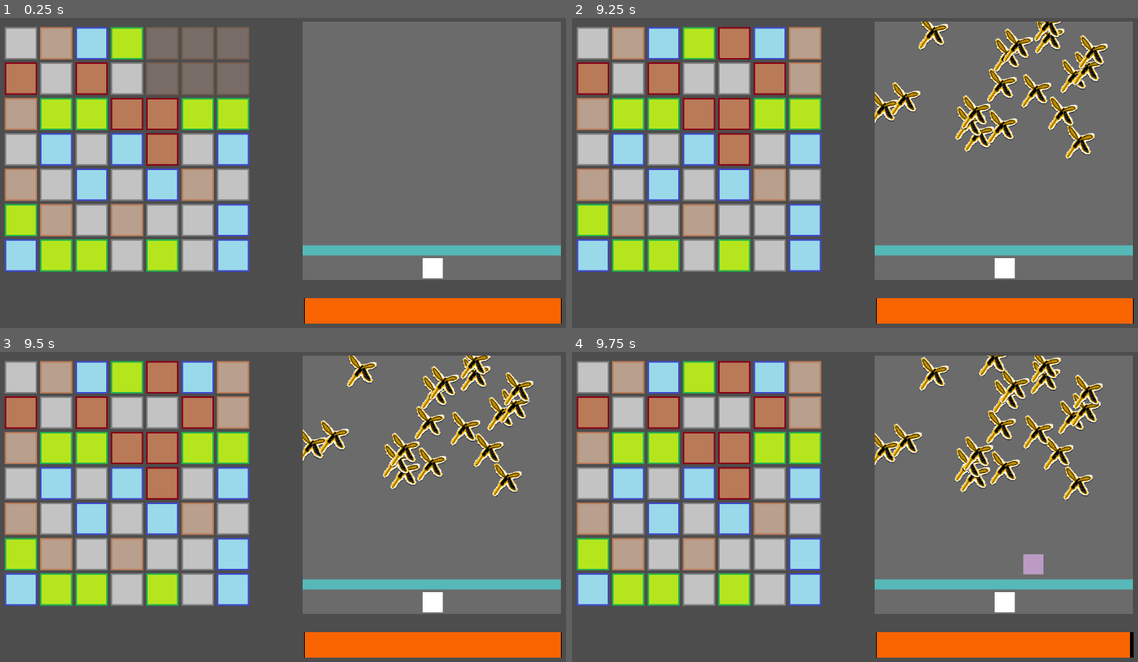
Above: before the commit, frames 1-4 (two rows, left to right).
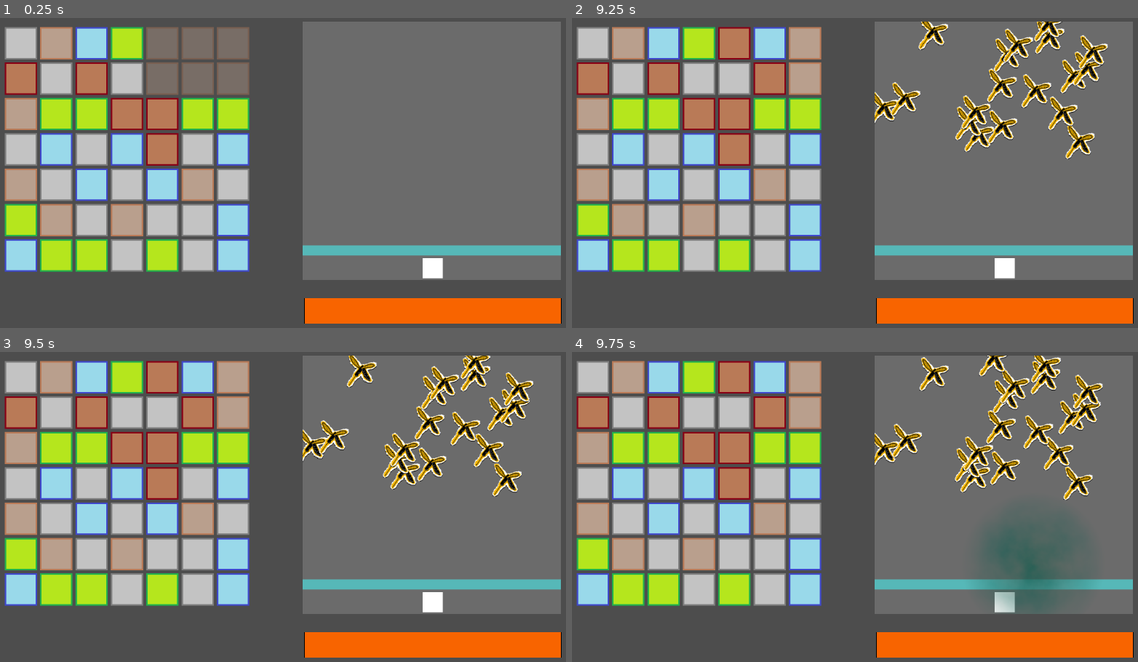
Above: after the commit, the same moments.

Repository: ivo4/hkpn
Game: Godot game, scene res://scenes/main_game/main_game.tscn
The game is run twice, just before and just after one commit, with the same random seed, the same clock (stepped at 60 frames per second) and the same inputs.
Inputs (mouse positions are in pixels of both pictures, inside the frame that each line leads up to):
- Up to frame 1 (0.25 s): no input
- Up to frame 2 (9.25 s): drag from (594, 42) to (594, 148) at 0.52 s; drag from (594, 80) to (594, 185) at 1.27 s; move the mouse to (594, 114) at 2.02 s; press the mouse at (594, 114) at 2.03 s; release the mouse at (594, 114) at 2.75 s; drag from (594, 148) to (594, 42) at 2.77 s; drag from (594, 185) to (594, 80) at 3.52 s; drag from (594, 219) to (594, 80) at 4.27 s; move the mouse to (594, 256) at 5.02 s; press the mouse at (594, 256) at 5.03 s; release the mouse at (594, 256) at 5.75 s; drag from (628, 42) to (594, 219) at 5.77 s; drag from (628, 80) to (917, 111) at 6.52 s; drag from (628, 114) to (594, 256) at 7.27 s; move the mouse to (628, 148) at 8.02 s; press the mouse at (628, 148) at 8.03 s; release the mouse at (628, 148) at 8.75 s; drag from (628, 185) to (628, 42) at 8.77 s
- Up to frame 3 (9.5 s): no input
- Up to frame 4 (9.75 s): move the mouse to (1030, 565) at 9.52 s; press the mouse at (1030, 565) at 9.53 s

Frames 1-3 are identical in both runs. In frame 4, 3.8% of the frame differs, in the area x 72-100%, y 54-99%.

Commit message:
mosquito spray

Diff:
--- /dev/null
+++ b/scenes/fight_game/attacks/spray.tscn
@@ -0,0 +1,97 @@
+[gd_scene load_steps=10 format=3 uid="uid://c0ohvlrwpmo0i"]
+
+[sub_resource type="GDScript" id="GDScript_6hmtw"]
+script/source = "extends CharacterBody2D
+
+signal attack_ended
+
+const SPEED = 90.0
+
+
+func _ready() -> void:
+	pass
+
+
+func _physics_process(_delta: float) -> void:
+	#await get_tree().physics_frame
+	var mosquitos: Array[Node2D] = $AttackArea.get_overlapping_bodies()
+	for mosquito in mosquitos:
+		mosquito.queue_free()
+
+	var direction: Vector2 = position.direction_to(get_global_mouse_position())
+	velocity = direction * SPEED
+	move_and_slide()
+
+
+func _attack_ended() -> void:
+	attack_ended.emit()
+"
+
+[sub_resource type="CircleShape2D" id="CircleShape2D_20nbm"]
+radius = 127.318
+
+[sub_resource type="Animation" id="Animation_3vp84"]
+resource_name = "attack"
+length = 3.0
+tracks/0/type = "method"
+tracks/0/imported = false
+tracks/0/enabled = true
+tracks/0/path = NodePath(".")
+tracks/0/interp = 1
+tracks/0/loop_wrap = true
+tracks/0/keys = {
+"times": PackedFloat32Array(3),
+"transitions": PackedFloat32Array(1),
+"values": [{
+"args": [],
+"method": &"_attack_ended"
+}]
+}
+
+[sub_resource type="AnimationLibrary" id="AnimationLibrary_5o6gm"]
+_data = {
+"attack": SubResource("Animation_3vp84")
+}
+
+[sub_resource type="Gradient" id="Gradient_v8fbf"]
+colors = PackedColorArray(1, 1, 1, 1, 0, 0, 0, 0)
+
+[sub_resource type="GradientTexture2D" id="GradientTexture2D_uj5hc"]
+gradient = SubResource("Gradient_v8fbf")
+width = 288
+height = 288
+fill = 1
+fill_from = Vector2(0.5, 0.5)
+fill_to = Vector2(0.5, 0)
+
+[sub_resource type="Gradient" id="Gradient_21gwx"]
+colors = PackedColorArray(0.0324, 0.36, 0.31086, 1, 0.276406, 0.392117, 0.351731, 0.792157)
+
+[sub_resource type="FastNoiseLite" id="FastNoiseLite_7afqq"]
+
+[sub_resource type="NoiseTexture2D" id="NoiseTexture2D_7w61i"]
+width = 288
+height = 288
+color_ramp = SubResource("Gradient_21gwx")
+noise = SubResource("FastNoiseLite_7afqq")
+
+[node name="Spray" type="CharacterBody2D"]
+script = SubResource("GDScript_6hmtw")
+
+[node name="AttackArea" type="Area2D" parent="."]
+
+[node name="CollisionShape2D" type="CollisionShape2D" parent="AttackArea"]
+shape = SubResource("CircleShape2D_20nbm")
+
+[node name="AnimationPlayer" type="AnimationPlayer" parent="."]
+libraries = {
+"": SubResource("AnimationLibrary_5o6gm")
+}
+autoplay = "attack"
+
+[node name="CircleMask" type="Sprite2D" parent="."]
+clip_children = 1
+texture = SubResource("GradientTexture2D_uj5hc")
+
+[node name="SprayCloud" type="Sprite2D" parent="CircleMask"]
+texture = SubResource("NoiseTexture2D_7w61i")
--- a/scenes/fight_game/fight_game.gd
+++ b/scenes/fight_game/fight_game.gd
@@ -4,20 +4,15 @@
 
 enum WEAPON {
 	SLAP,
-	GAS,
-}
-
-enum WEAPON_STATE {
-	INACTIVE,
-	ARMED,
-	ACTIVE
+	SPRAY,
 }
 
 var mosquito_scene: PackedScene = preload("res://scenes/fight_game/mosquito.tscn")
 var slap_attack: PackedScene = preload("res://scenes/fight_game/attacks/slap.tscn")
+var spray_attack: PackedScene = preload("res://scenes/fight_game/attacks/spray.tscn")
 
-var current_weapon: WEAPON = WEAPON.SLAP
-var weapon_state: WEAPON_STATE = WEAPON_STATE.INACTIVE
+#var current_weapon: WEAPON = WEAPON.SLAP
+var current_weapon: WEAPON = WEAPON.SPRAY
 var current_attack
 
 # Called when the node enters the scene tree for the first time.
@@ -34,10 +29,14 @@
 			return
 		if (current_weapon == WEAPON.SLAP):
 			current_attack = slap_attack.instantiate()
-			#current_attack.position = event.position
 			current_attack.position = get_global_mouse_position() - position
 			current_attack.attack_ended.connect(_attack_ended)
 			damage.emit(1)
+			add_child(current_attack)
+		if (current_weapon == WEAPON.SPRAY):
+			current_attack = spray_attack.instantiate()
+			current_attack.position = get_global_mouse_position() - position
+			current_attack.attack_ended.connect(_attack_ended)
 			add_child(current_attack)
 
 
@@ -57,7 +56,7 @@
 func _on_mosquito_spawn_timer_timeout() -> void:
 	var spawn_area: Rect2 = $MosquitoSpawnArea/CollisionShape2D.shape.get_rect()
 	var spawn_pos_x: float = randf_range(0, spawn_area.size.x)
-	var target_area: CollisionShape2D = $TargetArea/CollisionShape2D
+	#var target_area: CollisionShape2D = $TargetArea/CollisionShape2D
 	var target_area_rect: Rect2 = $TargetArea/CollisionShape2D.shape.get_rect()
 	var target_pos: Vector2 = Vector2(randf_range(0, target_area_rect.size.x), $TargetArea.position.y)
 	_spawn_mosquito(spawn_pos_x, target_pos)
Not shown, added: scenes/fight_game/attacks/spr31E2.tmp
